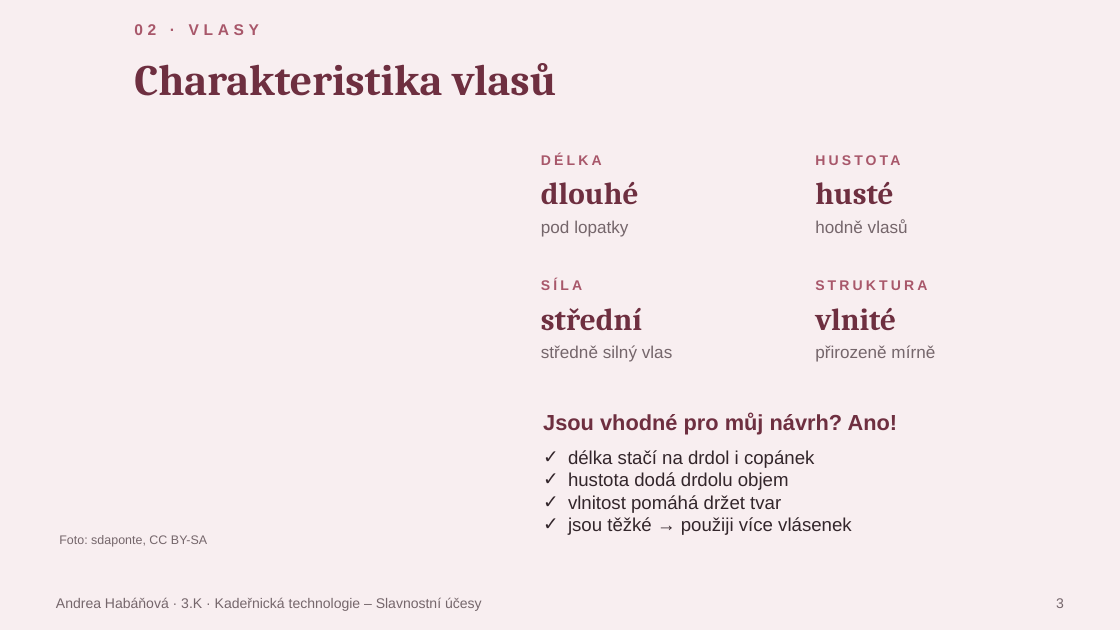
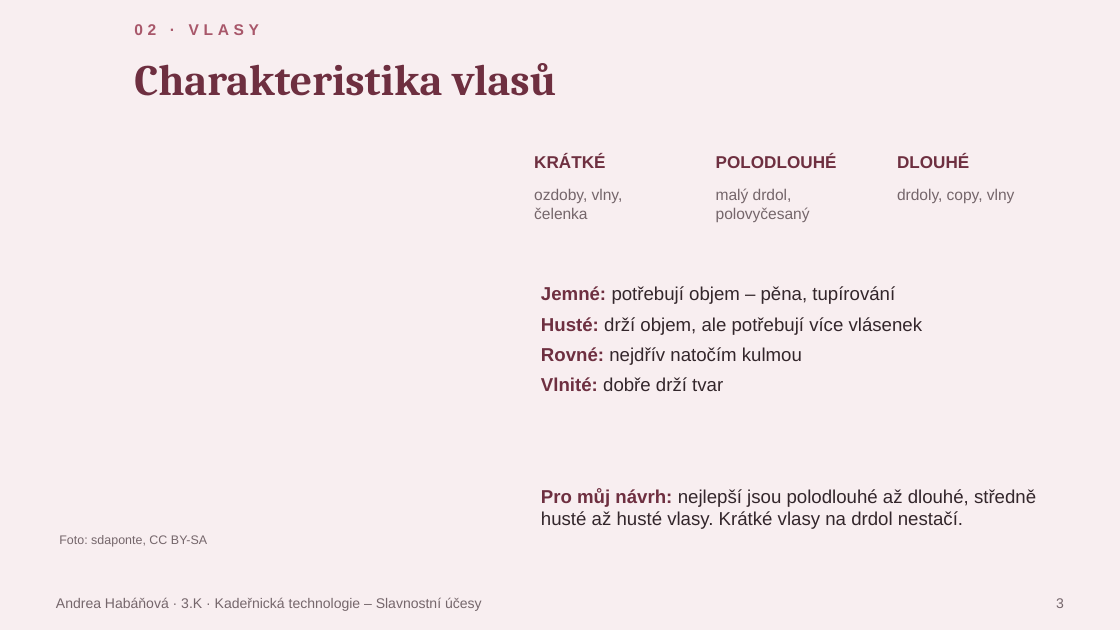
Before and after one commit to tdrzt4grdp-beep/P, a slide deck: slide 3 of svatebni_uces/Svatebni_uces_Habanova.pptx. Drawn at 1120x630 pixels with LibreOffice and Linux fonts; fonts in the diff are those of the drawing; background and template pictures are left out. Boxes give left, top, right and bottom in pixels: in the first picture for what was removed or moved away, otherwise in the second. Text is boxed around its words. In the diff, an @@ line names an element or a change of style, - is before the commit and + after.

```diff
--- a/svatebni_uces/Svatebni_uces_Habanova.pptx
+++ b/svatebni_uces/Svatebni_uces_Habanova.pptx
@@ text at (534, 154, 605, 168): text changed; size 9 to 11 pt; text colour #A8576A to #6E2F40 @@
-DÉLKA
+KRÁTKÉ
@@ text added at (716, 154, 837, 168), 11 pt, text #6E2F40, bold @@
+POLODLOUHÉ
@@ text removed at (815, 151, 1039, 174) @@
-HUSTOTA
@@ text at (897, 154, 969, 168): text changed; size 20 to 11 pt; font Cambria to Arial @@
-dlouhé
+DLOUHÉ
@@ text added at (534, 189, 623, 219), 10 pt, text #75666B @@
+ozdoby, vlny, čelenka
@@ text added at (716, 188, 810, 222), 10 pt, text #75666B @@
+malý drdol, polovyčesaný
@@ text removed at (815, 182, 893, 205) @@
-husté
@@ text at (897, 189, 1015, 203): text changed; size 11 to 10 pt @@
-hodně vlasů
+drdoly, copy, vlny
@@ text removed at (541, 220, 628, 237) @@
-pod lopatky
@@ text removed at (541, 279, 582, 290) @@
-SÍLA
@@ text added at (541, 286, 923, 391), 12 pt, text #33262B @@
+Jemné: potřebují objem – pěna, tupírování
+Husté: drží objem, ale potřebují více vlásenek
+Rovné: nejdřív natočím kulmou
+Vlnité: dobře drží tvar
@@ text removed at (815, 280, 927, 290) @@
-STRUKTURA
@@ text removed at (541, 308, 642, 331) @@
-střední
@@ text removed at (815, 308, 896, 330) @@
-vlnité
@@ text removed at (541, 345, 672, 362) @@
-středně silný vlas
@@ text removed at (815, 345, 935, 362) @@
-přirozeně mírně
@@ text removed at (543, 413, 898, 435) @@
-Jsou vhodné pro můj návrh? Ano!
@@ text removed at (568, 450, 852, 535) @@
-✓ délka stačí na drdol i copánek
-✓ hustota dodá drdolu objem
-✓ vlnitost pomáhá držet tvar
-✓ jsou těžké → použiji více vlásenek
@@ text added at (541, 489, 1036, 529), 12 pt, text #33262B @@
+Pro můj návrh: nejlepší jsou polodlouhé až dlouhé, středně husté až husté vlasy. Krátké vlasy na drdol nestačí.
```
Also in this commit, not shown: 3 other slides changed, 6 other files.
